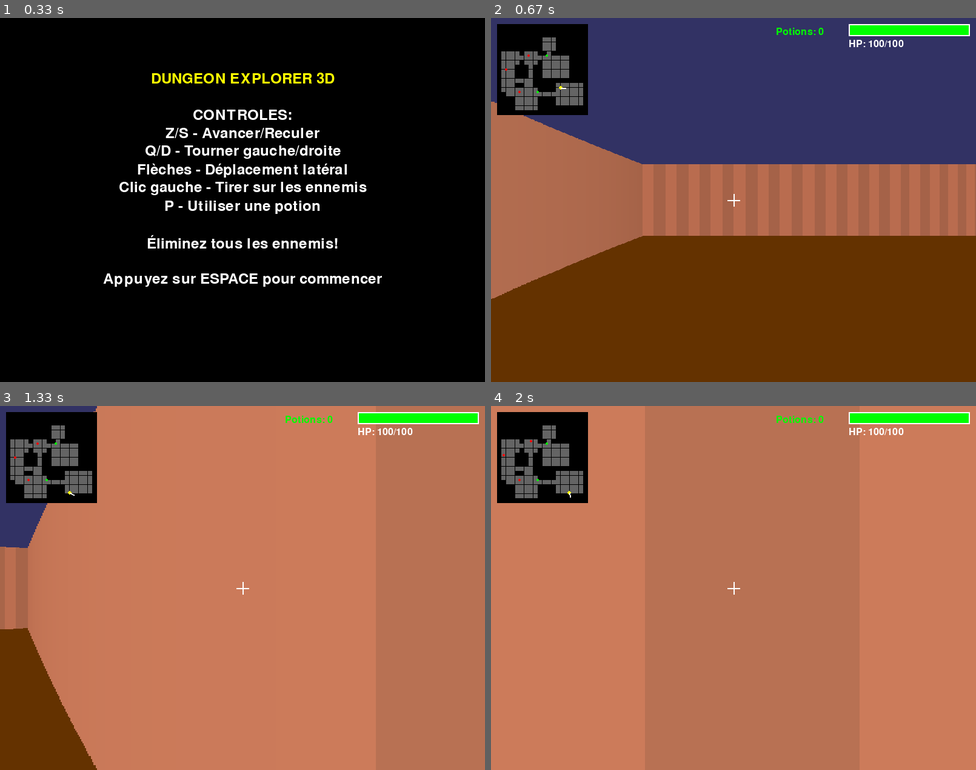
Above: before the commit, frames 1-4 (two rows, left to right).
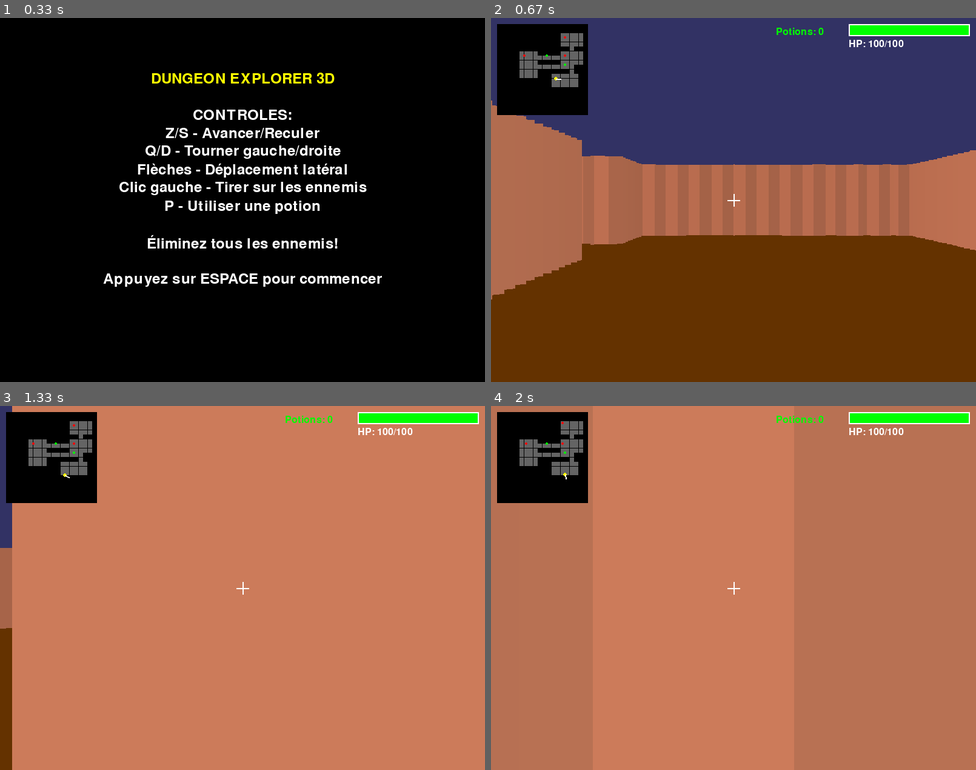
Above: after the commit, the same moments.

Repository: codingame-team/DnD-5th-Edition-API
Game: pygame game, started from tools/dungeon_perl/dungeon_3d.py
Same seed, same stepped clock (60 frames per second), same inputs: the game is played once before the commit and once after it.
Inputs:
- Up to frame 1 (0.33 s): no input
- Up to frame 2 (0.67 s): tap Space at 0.33 s
- Up to frame 3 (1.33 s): hold Right 0.67-1.13 s; hold Right from 1.17 s (still down); hold D from 1.17 s (still down); tap Z at 1.23 s
- Up to frame 4 (2 s): tap Z at 1.53, 1.73 s; release Right at 1.63 s; release D at 1.63 s; hold Left from 1.67 s (still down)

Frame 1 is identical in both runs. In frame 2, 3.2% of the frame differs, in the area x 0-100%, y 4-78%; in frame 3, 7.1%, in the area x 0-20%, y 0-100%; in frame 4, 1.7%.

Commit message:
refactorize code for better readability

Diff:
--- a/tools/dungeon_perl/dungeon_3d.py
+++ b/tools/dungeon_perl/dungeon_3d.py
@@ -7,7 +7,16 @@
 pygame.mixer.init()
 
 def init_dungeon(width=20, height=20):
-    return {"width": width, "height": height, "grid": [[0 for _ in range(width)] for _ in range(height)], "rooms": []}
+    return {"width": width, "height": height, "grid": [[0] * width for _ in range(height)], "rooms": []}
+
+def room_overlaps(new_room, existing_rooms):
+    x, y, w, h = new_room["x"], new_room["y"], new_room["w"], new_room["h"]
+    return any(x < r["x"] + r["w"] and x + w > r["x"] and y < r["y"] + r["h"] and y + h > r["y"] for r in existing_rooms)
+
+def create_room(grid, room):
+    for i in range(room["x"], room["x"] + room["w"]):
+        for j in range(room["y"], room["y"] + room["h"]):
+            grid[j][i] = 1
 
 def emplace_rooms(dungeon, max_rooms=10, min_size=3, max_size=6):
     width, height = dungeon["width"], dungeon["height"]
@@ -15,21 +24,23 @@
     rooms = []
 
     for _ in range(max_rooms):
-        w = random.randint(min_size, max_size)
-        h = random.randint(min_size, max_size)
-        x = random.randint(1, width - w - 1)
-        y = random.randint(1, height - h - 1)
-
+        w, h = random.randint(min_size, max_size), random.randint(min_size, max_size)
+        x, y = random.randint(1, width - w - 1), random.randint(1, height - h - 1)
         new_room = {"x": x, "y": y, "w": w, "h": h}
-        overlap = any(x < r["x"] + r["w"] and x + w > r["x"] and y < r["y"] + r["h"] and y + h > r["y"] for r in rooms)
-
-        if not overlap:
+
+        if not room_overlaps(new_room, rooms):
             rooms.append(new_room)
-            for i in range(x, x + w):
-                for j in range(y, y + h):
-                    grid[j][i] = 1
+            create_room(grid, new_room)
 
     dungeon["rooms"] = rooms
+
+def create_corridor(grid, x1, y1, x2, y2):
+    for x in range(min(x1, x2), max(x1, x2) + 1):
+        if grid[y1][x] == 0:
+            grid[y1][x] = 1
+    for y in range(min(y1, y2), max(y1, y2) + 1):
+        if grid[y][x2] == 0:
+            grid[y][x2] = 1
 
 def corridors(dungeon):
     rooms = dungeon["rooms"]
@@ -39,13 +50,7 @@
         a, b = rooms[i], rooms[i + 1]
         ax, ay = a["x"] + a["w"] // 2, a["y"] + a["h"] // 2
         bx, by = b["x"] + b["w"] // 2, b["y"] + b["h"] // 2
-
-        for x in range(min(ax, bx), max(ax, bx) + 1):
-            if grid[ay][x] == 0:
-                grid[ay][x] = 1
-        for y in range(min(ay, by), max(ay, by) + 1):
-            if grid[y][bx] == 0:
-                grid[y][bx] = 1
+        create_corridor(grid, ax, ay, bx, by)
 
 class Player3D:
     def __init__(self, x, y):
@@ -63,8 +68,7 @@
         new_x = self.x + dx * 0.1
         new_y = self.y + dy * 0.1
 
-        if (0 <= int(new_x) < dungeon["width"] and 0 <= int(new_y) < dungeon["height"] and
-            dungeon["grid"][int(new_y)][int(new_x)] != 0):
+        if dungeon["width"] > int(new_x) >= 0 != dungeon["grid"][int(new_y)][int(new_x)] and 0 <= int(new_y) < dungeon["height"]:
             self.x, self.y = new_x, new_y
 
     def rotate(self, angle_delta):
@@ -93,43 +97,12 @@
             return True
         return False
 
-    def shoot(self, mouse_x, mouse_y, screen_width, screen_height, enemies, dungeon):
-        if self.shoot_cooldown > 0:
-            return None
-
-        # Calculer l'angle de tir basé sur la position de la souris
+    def _calculate_shoot_angle(self, mouse_x, screen_width):
         center_x = screen_width // 2
         angle_offset = (mouse_x - center_x) / center_x * (self.fov / 2)
-        shoot_angle = self.angle + angle_offset
-
-        # Trouver l'ennemi le plus proche dans la direction du tir
-        closest_enemy = None
-        closest_distance = float('inf')
-
-        for enemy in enemies:
-            dx = enemy.x - self.x
-            dy = enemy.y - self.y
-            distance = math.sqrt(dx*dx + dy*dy)
-
-            if distance < 10:  # Portée de tir
-                enemy_angle = math.atan2(dy, dx)
-                angle_diff = abs(enemy_angle - shoot_angle)
-
-                # Normaliser la différence d'angle
-                if angle_diff > math.pi:
-                    angle_diff = 2 * math.pi - angle_diff
-
-                # Vérifier si l'ennemi est dans le cône de tir et visible
-                if angle_diff < 0.2 and has_line_of_sight(self, enemy, dungeon):
-                    if distance < closest_distance:
-                        closest_distance = distance
-                        closest_enemy = enemy
-
-        # Créer une balle même si pas d'ennemi touché
-        self.shoot_cooldown = 30  # Cooldown de tir
-        self.shoot_flash = 8  # Flash de tir
-
-        # Son de tir du joueur
+        return self.angle + angle_offset
+
+    def _play_shoot_sound(self):
         try:
             shoot_sound = pygame.mixer.Sound(buffer=b'\x00\x80' * 1500)
             shoot_sound.set_volume(0.8)
@@ -137,10 +110,16 @@
         except:
             pass
 
-        # Retourner la balle créée
+    def shoot(self, mouse_x, mouse_y, screen_width, screen_height, enemies, dungeon):
+        if self.shoot_cooldown > 0:
+            return None
+
+        shoot_angle = self._calculate_shoot_angle(mouse_x, screen_width)
+        self.shoot_cooldown = 30
+        self.shoot_flash = 8
+        self._play_shoot_sound()
+
         return Bullet(self.x, self.y, shoot_angle, True)
-
-        return None
 
 class Bullet:
     def __init__(self, x, y, angle, is_player_bullet=True):
@@ -156,12 +135,7 @@
         self.y += math.sin(self.angle) * self.speed
         self.life -= 1
 
-        # Vérifier collision avec murs
-        if (self.x < 0 or self.x >= dungeon["width"] or self.y < 0 or self.y >= dungeon["height"] or
-            dungeon["grid"][int(self.y)][int(self.x)] == 0):
-            return False
-
-        return self.life > 0
+        return not is_wall_collision(self.x, self.y, dungeon) and self.life > 0
 
 class HealthPotion:
     def __init__(self, x, y):
@@ -180,51 +154,49 @@
         self.shoot_animation = 0
         self.hit_animation = 0
 
-    def update(self, player, dungeon):
-        # Mouvement
+    def _try_move(self, dungeon):
         self.move_timer += 1
-        if self.move_timer > 60:  # Bouge toutes les secondes
-            dx = random.choice([-0.5, 0, 0.5])
-            dy = random.choice([-0.5, 0, 0.5])
-            new_x = self.x + dx
-            new_y = self.y + dy
-
-            if (0 <= int(new_x) < dungeon["width"] and 0 <= int(new_y) < dungeon["height"] and
-                dungeon["grid"][int(new_y)][int(new_x)] != 0):
+        if self.move_timer > 60:
+            dx, dy = random.choice([-0.5, 0, 0.5]), random.choice([-0.5, 0, 0.5])
+            new_x, new_y = self.x + dx, self.y + dy
+
+            if not is_wall_collision(new_x, new_y, dungeon):
                 self.x, self.y = new_x, new_y
             self.move_timer = 0
 
-        # Tir si joueur à portée
+    def _try_shoot(self, player):
         distance = math.sqrt((player.x - self.x)**2 + (player.y - self.y)**2)
-        if distance < 8:  # Portée de tir
+        if distance < 8:
             self.shoot_timer += 1
-            if self.shoot_timer > 120:  # Tire toutes les 2 secondes
+            if self.shoot_timer > 120:
                 self.is_shooting = True
-                self.shoot_animation = 15  # Animation de 15 frames
+                self.shoot_animation = 15
                 self.shoot_timer = 0
-                # Jouer son de tir
                 try:
-                    shoot_sound = pygame.mixer.Sound(buffer=b'\x00\xFF' * 2000)  # Son plus fort et plus long
-                    shoot_sound.set_volume(1.0)  # Volume maximum
+                    shoot_sound = pygame.mixer.Sound(buffer=b'\x00\xFF' * 2000)
+                    shoot_sound.set_volume(1.0)
                     shoot_sound.play()
                 except:
-                    pass  # Ignorer si pas de son disponible
-
-                # Créer une balle vers le joueur
+                    pass
+
                 angle_to_player = math.atan2(player.y - self.y, player.x - self.x)
                 return Bullet(self.x, self.y, angle_to_player, False)
-
-        # Gérer l'animation de tir
+        return None
+
+    def _update_animations(self):
         if self.shoot_animation > 0:
             self.shoot_animation -= 1
             if self.shoot_animation == 0:
                 self.is_shooting = False
 
-        # Gérer l'animation de dégâts
         if self.hit_animation > 0:
             self.hit_animation -= 1
 
-        return 0
+    def update(self, player, dungeon):
+        self._try_move(dungeon)
+        bullet = self._try_shoot(player)
+        self._update_animations()
+        return bullet or 0
 
 def generate_enemy_sprite():
     """Génère un sprite d'ennemi simple"""
@@ -241,27 +213,27 @@
 
     return sprite
 
-def cast_ray(player, angle, dungeon):
+def cast_ray(player, angle, dungeon, max_distance=20, step=0.1):
     x, y = player.x, player.y
-    dx = math.cos(angle) * 0.02
-    dy = math.sin(angle) * 0.02
-
-    distance = 0
-    hit_x, hit_y = 0, 0
-    while distance < 20:
+    dx = math.cos(angle) * step
+    dy = math.sin(angle) * step
+
+    steps = int(max_distance / step)
+    for _ in range(steps):
         x += dx
         y += dy
-        distance += 0.02
-
-        if (x < 0 or x >= dungeon["width"] or y < 0 or y >= dungeon["height"] or
-            dungeon["grid"][int(y)][int(x)] == 0):
-            hit_x, hit_y = x, y
-            return distance, hit_x, hit_y
-
-    return 20, x, y
+
+        if is_wall_collision(x, y, dungeon):
+            distance = math.sqrt((x - player.x)**2 + (y - player.y)**2)
+            return distance, x, y
+
+    return max_distance, x, y
+
+def is_wall_collision(x, y, dungeon):
+    return (x < 0 or x >= dungeon["width"] or y < 0 or y >= dungeon["height"] or
+            dungeon["grid"][int(y)][int(x)] == 0)
 
 def has_line_of_sight(player, enemy, dungeon):
-    """Vérifie s'il y a une ligne de vue directe entre le joueur et l'ennemi"""
     dx = enemy.x - player.x
     dy = enemy.y - player.y
     distance = math.sqrt(dx*dx + dy*dy)
@@ -269,21 +241,15 @@
     if distance == 0:
         return True
 
-    # Normaliser la direction
-    step_x = dx / distance * 0.1
-    step_y = dy / distance * 0.1
-
-    # Parcourir la ligne entre joueur et ennemi
+    steps = max(1, int(distance * 10))
+    step_x, step_y = dx / steps, dy / steps
+
     x, y = player.x, player.y
-    steps = int(distance / 0.1)
-
     for _ in range(steps):
         x += step_x
         y += step_y
-
-        if (x < 0 or x >= dungeon["width"] or y < 0 or y >= dungeon["height"] or
-            dungeon["grid"][int(y)][int(x)] == 0):
-            return False  # Mur bloqué
+        if is_wall_collision(x, y, dungeon):
+            return False
 
     return True
 
@@ -762,3 +728,213 @@
 
 if __name__ == "__main__":
     play_3d_dungeon()
+
+def init_game():
+    pygame.init()
+    screen = pygame.display.set_mode((800, 600))
+    pygame.display.set_caption("Dungeon Explorer 3D")
+    font = pygame.font.Font(None, 36)
+    clock = pygame.time.Clock()
+
+    try:
+        enemy_sprites = load_enemy_sprites()
+        textures = load_textures()
+    except:
+        enemy_sprites = {'orc': generate_enemy_sprite()}
+        textures = {}
+
+    return screen, font, clock, enemy_sprites, textures
+
+def setup_dungeon():
+    dungeon = init_dungeon(20, 20)
+    emplace_rooms(dungeon)
+    corridors(dungeon)
+    return dungeon
+
+def place_entities(dungeon):
+    # Player
+    if dungeon["rooms"]:
+        room = dungeon["rooms"][0]
+        player = Player3D(room["x"] + 1, room["y"] + 1)
+    else:
+        player = Player3D(1, 1)
+
+    # Enemies
+    enemies = []
+    for i in range(3):
+        if len(dungeon["rooms"]) > i + 1:
+            room = dungeon["rooms"][i + 1]
+            enemies.append(Enemy(room["x"] + 1, room["y"] + 1))
+
+    # Health potions
+    health_potions = []
+    for _ in range(3):
+        for _ in range(50):
+            x, y = random.randint(1, dungeon["width"] - 2), random.randint(1, dungeon["height"] - 2)
+            if (dungeon["grid"][y][x] != 0 and
+                abs(x - player.x) >= 2 and abs(y - player.y) >= 2 and
+                all(abs(x - e.x) >= 2 and abs(y - e.y) >= 2 for e in enemies)):
+                health_potions.append(HealthPotion(x, y))
+                break
+
+    return player, enemies, health_potions
+
+def handle_input(keys, player, dungeon):
+    if keys[pygame.K_z]:
+        player.move(math.cos(player.angle), math.sin(player.angle), dungeon)
+    if keys[pygame.K_s]:
+        player.move(-math.cos(player.angle), -math.sin(player.angle), dungeon)
+    if keys[pygame.K_q]:
+        player.rotate(-0.05)
+    if keys[pygame.K_d]:
+        player.rotate(0.05)
+    if keys[pygame.K_LEFT]:
+        player.move(math.cos(player.angle - math.pi/2), math.sin(player.angle - math.pi/2), dungeon)
+    if keys[pygame.K_RIGHT]:
+        player.move(math.cos(player.angle + math.pi/2), math.sin(player.angle + math.pi/2), dungeon)
+    if keys[pygame.K_p]:
+        player.use_potion()
+
+def update_bullets(bullets, dungeon, player, enemies):
+    for bullet in bullets[:]:
+        if not bullet.update(dungeon):
+            bullets.remove(bullet)
+            continue
+
+        if bullet.is_player_bullet:
+            for enemy in enemies[:]:
+                if abs(bullet.x - enemy.x) < 0.3 and abs(bullet.y - enemy.y) < 0.3:
+                    enemy.hit_animation = 10
+                    enemies.remove(enemy)
+                    bullets.remove(bullet)
+                    break
+        else:
+            if abs(bullet.x - player.x) < 0.3 and abs(bullet.y - player.y) < 0.3:
+                player.take_damage(random.randint(15, 25))
+                bullets.remove(bullet)
+
+def collect_potions(player, health_potions):
+    for potion in health_potions[:]:
+        if abs(player.x - potion.x) < 0.5 and abs(player.y - potion.y) < 0.5:
+            player.potions += 1
+            health_potions.remove(potion)
+            try:
+                pickup_sound = pygame.mixer.Sound(buffer=b'\x00\x20' * 600)
+                pickup_sound.set_volume(0.4)
+                pickup_sound.play()
+            except:
+                pass
+
+def show_end_screen(screen, font, message, color):
+    screen.fill((0, 0, 0))
+    title_text = font.render(message, True, color)
+    restart_text = pygame.font.Font(None, 24).render("Appuyez sur R pour rejouer ou ESC pour quitter", True, (255, 255, 255))
+
+    title_rect = title_text.get_rect(center=(400, 280))
+    restart_rect = restart_text.get_rect(center=(400, 320))
+
+    screen.blit(title_text, title_rect)
+    screen.blit(restart_text, restart_rect)
+    pygame.display.flip()
+
+    while True:
+        for event in pygame.event.get():
+            if event.type == pygame.QUIT or (event.type == pygame.KEYDOWN and event.key == pygame.K_ESCAPE):
+                pygame.quit()
+                return False
+            elif event.type == pygame.KEYDOWN and event.key == pygame.K_r:
+                return True
+
+def draw_minimap(screen, player, dungeon, enemies, health_potions):
+    mini_size = 150
+    mini_scale = mini_size / max(dungeon["width"], dungeon["height"])
+    pygame.draw.rect(screen, (0, 0, 0, 128), (10, 10, mini_size, mini_size))
+
+    for y in range(dungeon["height"]):
+        for x in range(dungeon["width"]):
+            if dungeon["grid"][y][x] != 0:
+                pygame.draw.rect(screen, (100, 100, 100),
+                               (10 + x * mini_scale, 10 + y * mini_scale, mini_scale, mini_scale))
+
+    # Player
+    player_map_x = int(10 + player.x * mini_scale)
+    player_map_y = int(10 + player.y * mini_scale)
+    pygame.draw.circle(screen, (255, 255, 0), (player_map_x, player_map_y), 3)
+
+    # Direction
+    end_x = player_map_x + int(math.cos(player.angle) * 8)
+    end_y = player_map_y + int(math.sin(player.angle) * 8)
+    pygame.draw.line(screen, (255, 255, 255), (player_map_x, player_map_y), (end_x, end_y), 2)
+
+    # Enemies
+    for enemy in enemies:
+        pygame.draw.circle(screen, (255, 0, 0),
+                          (int(10 + enemy.x * mini_scale), int(10 + enemy.y * mini_scale)), 2)
+
+    # Potions
+    for potion in health_potions:
+        pygame.draw.circle(screen, (0, 255, 0),
+                          (int(10 + potion.x * mini_scale), int(10 + potion.y * mini_scale)), 2)
+
+def play_3d_dungeon():
+    screen, font, clock, enemy_sprites, textures = init_game()
+
+    # Instructions
+    show_3d_instructions(screen, font)
+    waiting = True
+    while waiting:
+        for event in pygame.event.get():
+            if event.type == pygame.QUIT:
+                pygame.quit()
+                return
+            elif event.type == pygame.KEYDOWN and event.key == pygame.K_SPACE:
+                waiting = False
+
+    dungeon = setup_dungeon()
+    player, enemies, health_potions = place_entities(dungeon)
+    bullets = []
+
+    running = True
+    while running:
+        keys = pygame.key.get_pressed()
+
+        for event in pygame.event.get():
+            if event.type == pygame.QUIT:
+                running = False
+            elif event.type == pygame.MOUSEBUTTONDOWN and event.button == 1:
+                mouse_x, mouse_y = event.pos
+                bullet = player.shoot(mouse_x, mouse_y, 800, 600, enemies, dungeon)
+                if bullet:
+                    bullets.append(bullet)
+
+        handle_input(keys, player, dungeon)
+
+        # Check win condition
+        if not enemies:
+            if show_end_screen(screen, font, "VICTOIRE! Tous les ennemis éliminés!", (0, 255, 0)):
+                return play_3d_dungeon()
+            return
+
+        player.update()
+        collect_potions(player, health_potions)
+        update_bullets(bullets, dungeon, player, enemies)
+
+        # Update enemies
+        for enemy in enemies:
+            bullet = enemy.update(player, dungeon)
+            if bullet:
+                bullets.append(bullet)
+
+        # Check death
+        if player.hp <= 0:
+            if show_end_screen(screen, font, "VOUS ÊTES MORT!", (255, 0, 0)):
+                return play_3d_dungeon()
+            return
+
+        render_3d(screen, player, dungeon, enemies, enemy_sprites, health_potions, bullets)
+        draw_minimap(screen, player, dungeon, enemies, health_potions)
+
+        pygame.display.flip()
+        clock.tick(60)
+
+    pygame.quit()
